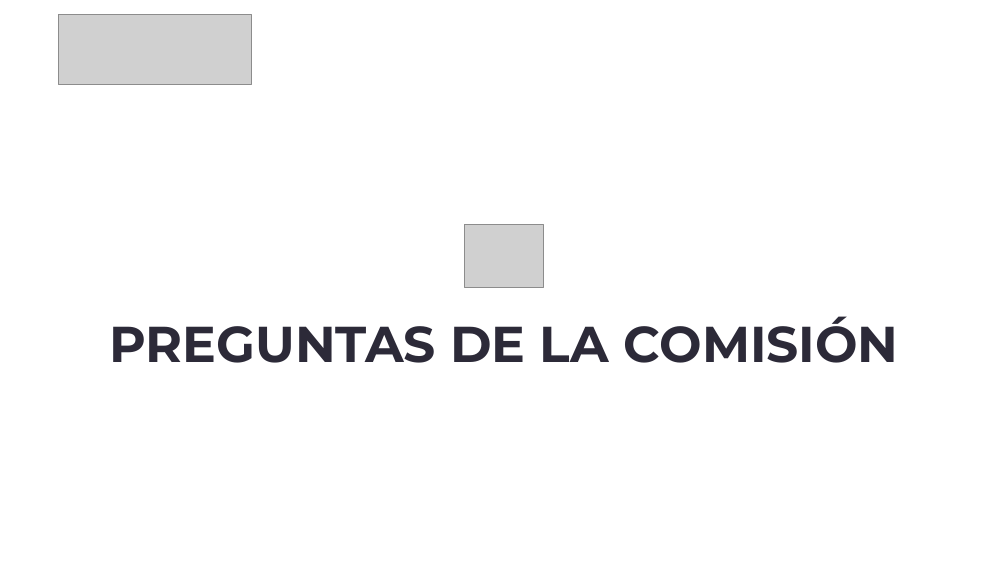
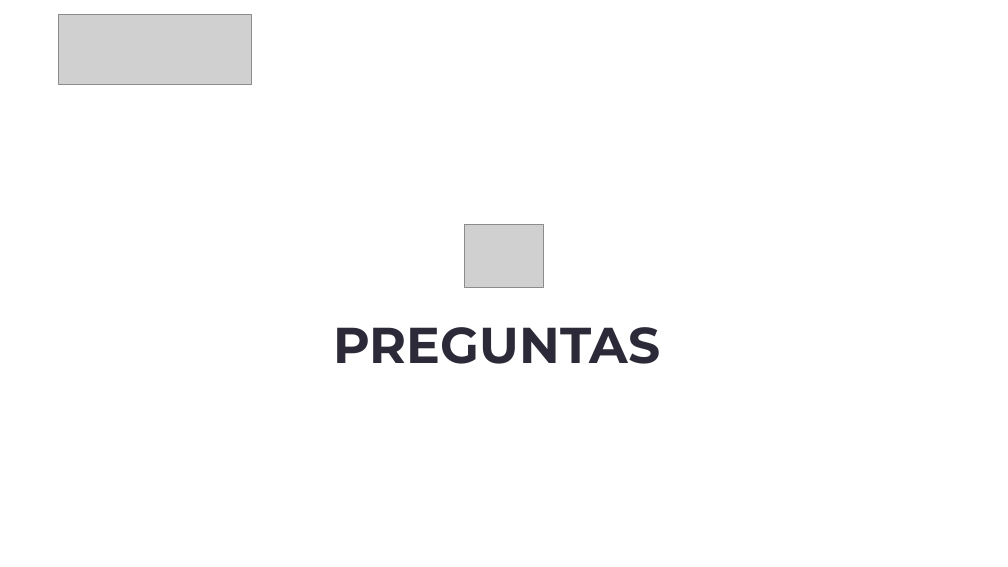
Before and after one commit to DanBetTap/800D-Equipo09, a slide deck: slide 14 of Fase 3/Evidencias Grupales/Presentación Final del proyecto.pptx. Drawn at 1008x567 pixels with LibreOffice and Linux fonts; fonts in the diff are those of the drawing; grey boxes stand for pictures. Boxes give left, top, right and bottom in pixels: in the first picture for what was removed or moved away, otherwise in the second. Text is boxed around its words. In the diff, an @@ line names an element or a change of style, - is before the commit and + after.

```diff
--- a/Fase 3/Evidencias Grupales/Presentación Final del proyecto.pptx
+++ b/Fase 3/Evidencias Grupales/Presentación Final del proyecto.pptx
@@ text at (334, 327, 661, 364): text changed @@
-PREGUNTAS DE LA COMISIÓN
+PREGUNTAS
```
Also in this commit, not shown: 1 other slide changed.
